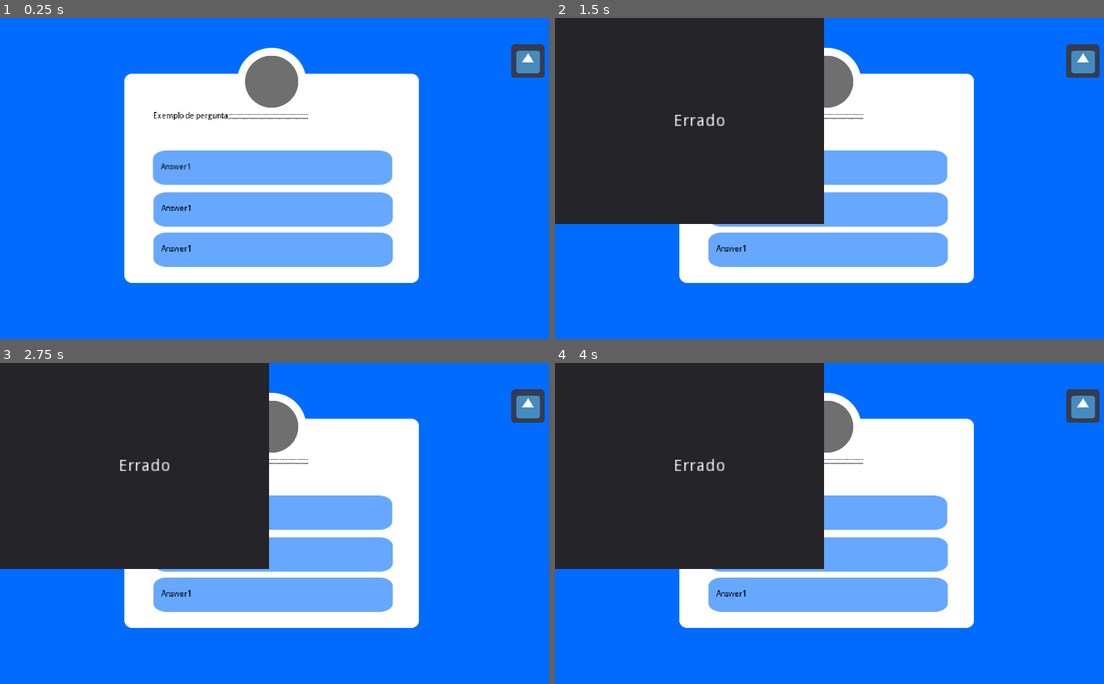
Above: before the commit, frames 1-4 (two rows, left to right).
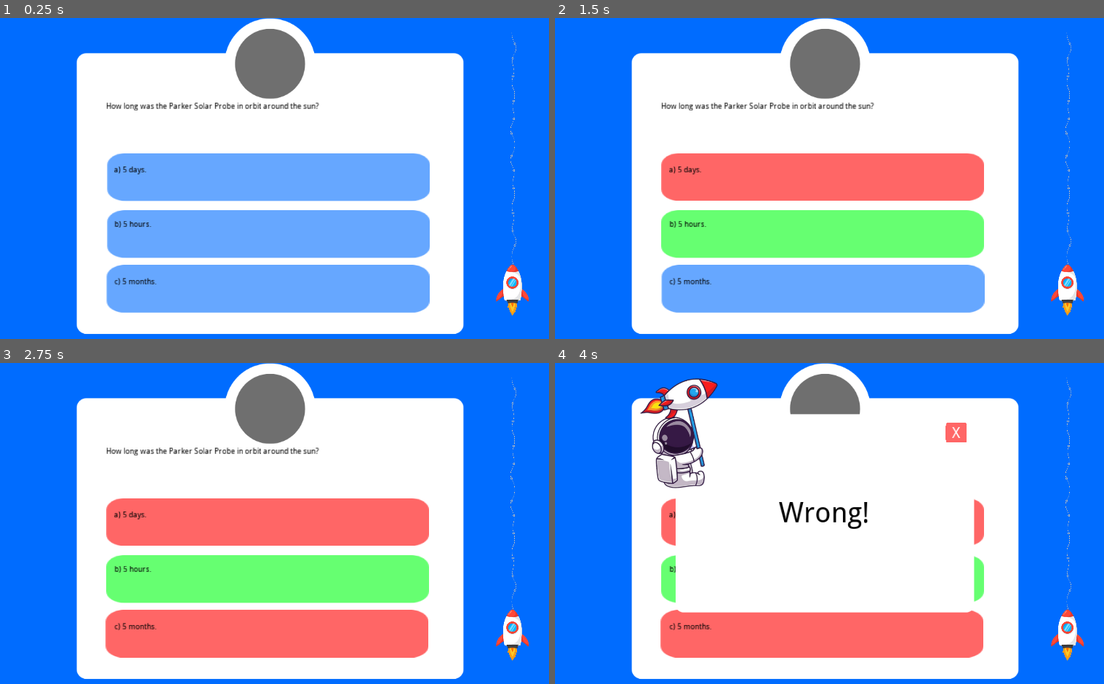
Above: after the commit, the same moments.

Repository: abraaofilho10/ToTheSunAndBeyond
Game: Godot game, scene res://Main.tscn
The game is run twice, just before and just after one commit, with the same random seed, the same clock (stepped at 60 frames per second) and the same inputs. The project has no main scene, so this scene is started directly. The engine's default icon, where the game draws it, is replaced by a stand-in: a white triangle on a blue panel in a dark square.
Inputs (mouse positions are in pixels of both pictures, inside the frame that each line leads up to; where the layout moved, square brackets give the same spot in the first picture):
- Up to frame 1 (0.25 s): no input
- Up to frame 2 (1.5 s): click (824, 178) [829, 168] at 0.5 s; click (824, 233) [829, 210] at 1.25 s
- Up to frame 3 (2.75 s): click (269, 632) [274, 594] at 2 s
- Up to frame 4 (4 s): click (824, 523) [829, 513] at 2.75 s; click (824, 578) [829, 555] at 3.5 s

The runs differ from the first frame. In frame 1, 40% of the frame differs, in the area x 13-100%, y 0-99%; in frame 2, 69%; in frame 3, 69%, in the area x 0-100%, y 0-99%; in frame 4, 67%.

Commit message:
Images fixed, popups fixed, code fixed

Diff:
--- a/Main.gd
+++ b/Main.gd
@@ -1,6 +1,10 @@
 extends Control
 
 export var question_collection: Resource
+export var texture_correct: Texture
+export var texture_wrong: Texture
+export var texture_normal: Texture
+export var time_to_show_pop_up: float = 3.0
 
 var current_question: int = 0
 var answered_questions: int = 0
@@ -11,12 +15,22 @@
 func _ready():
 	print(str(total_questions))
 	_rnd.randomize()
-	_choose_random_question()
+	current_question = _choose_random_question()
+	_update_question_controls(question_collection.questions[current_question])
 
 
 func _choose_random_question() -> int:
 	return _rnd.randi_range(0, question_collection.questions.size() - 1)
 
+
+func _update_question_controls(p_question: Question) -> void:
+	$lblQuestion.text = p_question.question
+	$lblChoice1.text = p_question.answers[0]
+	$lblChoice2.text = p_question.answers[1]
+	$lblChoice3.text = p_question.answers[2]
+	$btnChoice1.texture_normal = texture_normal
+	$btnChoice2.texture_normal = texture_normal
+	$btnChoice3.texture_normal = texture_normal
 
 func _next_question():
 	answered_questions += 1
@@ -24,11 +38,7 @@
 	if answered_questions >= question_collection.questions.size() - 1:
 		print("end")
 	else:
-		$lblQuestion.text = question_collection.questions[current_question].question
-		$btnChoice1_Parent/btnChoice1.text = question_collection.questions[current_question].answers[0]
-		$btnChoice2_Parent/btnChoice2.text = question_collection.questions[current_question].answers[1]
-		$btnChoice3_Parent/btnChoice3.text = question_collection.questions[current_question].answers[2]
-		#$btnChoice4_Parent/btnChoice4.text = question_collection.questions[current_question].answers[3]
+		_update_question_controls(question_collection.questions[current_question])
 
 
 func _check_answer(p_question: Question, p_answer: int) -> bool:
@@ -37,37 +47,75 @@
 	return false
 
 
-func _show_popup_correct():
+func _correct_answer(p_correct: int) -> void:
+	_show_correct_answer(p_correct)
+	yield(get_tree().create_timer(time_to_show_pop_up), "timeout")
+	_show_popup_correct()
+
+
+func _wrong_answer(p_wrong: int, p_correct: int) -> void:
+	_show_correct_answer(p_correct)
+	_show_wrong_answer(p_wrong)
+	yield(get_tree().create_timer(time_to_show_pop_up), "timeout")
+	_show_popup_wrong()
+
+
+func _show_correct_answer(p_correct: int) -> void:
+	if p_correct == 0:
+		$btnChoice1.texture_normal = texture_correct
+	elif p_correct == 1:
+		$btnChoice2.texture_normal = texture_correct
+	elif p_correct == 2:
+		$btnChoice3.texture_normal = texture_correct
+
+
+func _show_wrong_answer(p_wrong: int) -> void:
+	if p_wrong == 0:
+		$btnChoice1.texture_normal = texture_wrong
+	elif p_wrong == 1:
+		$btnChoice2.texture_normal = texture_wrong
+	elif p_wrong == 2:
+		$btnChoice3.texture_normal = texture_wrong
+
+
+func _show_popup_correct() -> void:
 	$PopUpCorrect.visible = true
 
 
-func _show_popup_wrong():
+func _show_popup_wrong() -> void:
 	$PopUpWrong.visible = true
 
 
 func _on_btnChoice1_button_up():
-	if _check_answer(question_collection.questions[current_question], 0):
-		_show_popup_correct()
+	var question: Question = question_collection.questions[current_question]
+	if _check_answer(question, 0):
+		_correct_answer(0)
 	else:
-		_show_popup_wrong()
+		_wrong_answer(0, question.correct_answer_index)
 
 
 func _on_btnChoice2_button_up():
-	if _check_answer(question_collection.questions[current_question], 1):
-		_show_popup_correct()
+	var question: Question = question_collection.questions[current_question]
+	if _check_answer(question, 1):
+		_correct_answer(1)
 	else:
-		_show_popup_wrong()
+		_wrong_answer(1, question.correct_answer_index)
 
 
 func _on_btnChoice3_button_up():
-	if _check_answer(question_collection.questions[current_question], 2):
-		_show_popup_correct()
+	var question: Question = question_collection.questions[current_question]
+	if _check_answer(question, 2):
+		_correct_answer(2)
 	else:
-		_show_popup_wrong()
+		_wrong_answer(2, question.correct_answer_index)
 
 
-#func _on_btnChoice4_button_up():
-#	if _check_answer(question_collection.questions[current_question], 3):
-#		_show_popup_correct()
-#	else:
-#		_show_popup_wrong()
+
+func _on_btnExitWrong_button_up():
+	$PopUpWrong.visible = false
+	_next_question()
+
+
+func _on_btnExitCorrect_button_up():
+	$PopUpCorrect.visible = false
+	_next_question()
--- a/Main.tscn
+++ b/Main.tscn
@@ -1,6 +1,6 @@
-[gd_scene load_steps=28 format=2]
+[gd_scene load_steps=30 format=2]
 
-[ext_resource path="res://icon.png" type="Texture" id=1]
+[ext_resource path="res://images/probe.png" type="Texture" id=1]
 [ext_resource path="res://Main.gd" type="Script" id=2]
 [ext_resource path="res://QuestionCollection.gd" type="Script" id=3]
 [ext_resource path="res://questions/question3.tres" type="Resource" id=4]
@@ -22,17 +22,18 @@
 [ext_resource path="res://questions/question12.tres" type="Resource" id=20]
 [ext_resource path="res://questions/question14.tres" type="Resource" id=21]
 [ext_resource path="res://questions/question8.tres" type="Resource" id=22]
+[ext_resource path="res://images/route.png" type="Texture" id=23]
 [ext_resource path="res://fonts/default_dynamicfontdata.tres" type="DynamicFontData" id=24]
+[ext_resource path="res://images/btnCorrect.png" type="Texture" id=25]
+[ext_resource path="res://images/btnWrong.png" type="Texture" id=26]
 
 [sub_resource type="Resource" id=9]
 script = ExtResource( 3 )
 questions = [ ExtResource( 12 ), ExtResource( 13 ), ExtResource( 4 ), ExtResource( 10 ), ExtResource( 11 ), ExtResource( 14 ), ExtResource( 18 ), ExtResource( 22 ), ExtResource( 17 ), ExtResource( 15 ), ExtResource( 19 ), ExtResource( 20 ), ExtResource( 16 ), ExtResource( 21 ) ]
 
-[sub_resource type="StyleBoxTexture" id=8]
-texture = ExtResource( 8 )
-region_rect = Rect2( 0, 0, 1366, 768 )
-
 [sub_resource type="DynamicFont" id=12]
+use_mipmaps = true
+use_filter = true
 font_data = ExtResource( 24 )
 
 [sub_resource type="DynamicFont" id=11]
@@ -46,135 +47,128 @@
 rect_scale = Vector2( 1.2, 1.2 )
 script = ExtResource( 2 )
 question_collection = SubResource( 9 )
-
-[node name="InterfaceExample" type="Sprite" parent="."]
-visible = false
-modulate = Color( 1, 1, 1, 0.290196 )
-texture = ExtResource( 9 )
-centered = false
+texture_correct = ExtResource( 25 )
+texture_wrong = ExtResource( 26 )
+texture_normal = ExtResource( 7 )
 
 [node name="ColorRect" type="ColorRect" parent="."]
 anchor_right = 1.0
 anchor_bottom = 1.0
 color = Color( 0, 0.427451, 1, 1 )
 
-[node name="Panel" type="Panel" parent="."]
-margin_right = 40.0
-margin_bottom = 40.0
-rect_scale = Vector2( 26, 14.3 )
-custom_styles/panel = SubResource( 8 )
+[node name="TextureRect" type="TextureRect" parent="."]
+margin_left = 145.833
+margin_right = 887.833
+margin_bottom = 606.0
+texture = ExtResource( 8 )
 
 [node name="lblQuestion" type="Label" parent="."]
 modulate = Color( 0, 0, 0, 1 )
-margin_left = 293.0
-margin_top = 177.0
-margin_right = 710.0
-margin_bottom = 207.0
+margin_left = 203.333
+margin_top = 159.167
+margin_right = 818.333
+margin_bottom = 259.167
 size_flags_horizontal = 3
 size_flags_vertical = 3
 custom_fonts/font = SubResource( 12 )
 text = "Exemplo de pergunta;;;;;;;;;;;;;;;;;;;;;;;;;;;;;;;;;;;;;;;;;;;;;;"
+autowrap = true
 
-[node name="btnChoice1_Parent" type="Control" parent="."]
-margin_left = 43.0
-margin_top = 12.0
-margin_right = 83.0
-margin_bottom = 52.0
+[node name="btnChoice1" type="TextureButton" parent="."]
+margin_left = 202.5
+margin_top = 259.167
+margin_right = 525.53
+margin_bottom = 336.167
+rect_scale = Vector2( 1.92, 1.2 )
+texture_normal = ExtResource( 7 )
 
-[node name="btnChoice1" type="TextureButton" parent="btnChoice1_Parent"]
-margin_left = 194.0
-margin_top = 102.0
-margin_right = 234.0
-margin_bottom = 142.0
-rect_scale = Vector2( 14.23, 8.637 )
-texture_normal = ExtResource( 7 )
-expand = true
-
-[node name="lblChoice1" type="Label" parent="btnChoice1_Parent"]
+[node name="lblChoice1" type="Label" parent="."]
 modulate = Color( 0, 0, 0, 1 )
-margin_left = 265.0
-margin_top = 262.8
-margin_right = 320.0
-margin_bottom = 276.8
+margin_left = 218.333
+margin_top = 280.833
+margin_right = 823.333
+margin_bottom = 345.833
 size_flags_horizontal = 0
 size_flags_vertical = 0
 custom_fonts/font = SubResource( 11 )
 text = "Answer1"
+autowrap = true
 
-[node name="btnChoice2_Parent" type="Control" parent="."]
-margin_left = 43.0
-margin_top = 12.0
-margin_right = 83.0
-margin_bottom = 52.0
+[node name="btnChoice2" type="TextureButton" parent="."]
+margin_left = 202.5
+margin_top = 367.5
+margin_right = 525.5
+margin_bottom = 444.5
+rect_scale = Vector2( 1.92, 1.2 )
+texture_normal = ExtResource( 7 )
 
-[node name="btnChoice2" type="TextureButton" parent="btnChoice2_Parent"]
-margin_left = 195.0
-margin_top = 182.0
-margin_right = 235.0
-margin_bottom = 222.0
-rect_scale = Vector2( 14.23, 8.637 )
-texture_normal = ExtResource( 7 )
-expand = true
-
-[node name="lblChoice2" type="Label" parent="btnChoice2_Parent"]
+[node name="lblChoice2" type="Label" parent="."]
 modulate = Color( 0, 0, 0, 1 )
-margin_left = 266.0
-margin_top = 342.8
-margin_right = 321.0
-margin_bottom = 356.8
+margin_left = 219.333
+margin_top = 385.0
+margin_right = 824.333
+margin_bottom = 450.0
 size_flags_horizontal = 0
 size_flags_vertical = 0
 custom_fonts/font = SubResource( 12 )
 text = "Answer1"
+autowrap = true
 
-[node name="btnChoice3_Parent" type="Control" parent="."]
-margin_left = 43.0
-margin_top = 12.0
-margin_right = 83.0
-margin_bottom = 52.0
+[node name="btnChoice3" type="TextureButton" parent="."]
+margin_left = 201.667
+margin_top = 473.333
+margin_right = 524.667
+margin_bottom = 550.333
+rect_scale = Vector2( 1.92, 1.2 )
+texture_normal = ExtResource( 7 )
 
-[node name="btnChoice3" type="TextureButton" parent="btnChoice3_Parent"]
-margin_left = 195.0
-margin_top = 259.0
-margin_right = 235.0
-margin_bottom = 299.0
-rect_scale = Vector2( 14.23, 8.637 )
-texture_normal = ExtResource( 7 )
-expand = true
-
-[node name="lblChoice3" type="Label" parent="btnChoice3_Parent"]
+[node name="lblChoice3" type="Label" parent="."]
 modulate = Color( 0, 0, 0, 1 )
-margin_left = 266.0
-margin_top = 419.8
-margin_right = 321.0
-margin_bottom = 433.8
+margin_left = 219.333
+margin_top = 494.5
+margin_right = 824.333
+margin_bottom = 559.5
 size_flags_horizontal = 0
 size_flags_vertical = 0
 custom_fonts/font = SubResource( 12 )
 text = "Answer1"
+autowrap = true
 
 [node name="PopUpCorrect" parent="." instance=ExtResource( 5 )]
 visible = false
+anchor_right = 0.0
+anchor_bottom = 0.0
+rect_scale = Vector2( 0.75, 0.75 )
 
 [node name="PopUpWrong" parent="." instance=ExtResource( 6 )]
 visible = false
+anchor_right = 0.0
+anchor_bottom = 0.0
+rect_scale = Vector2( 0.75, 0.75 )
 
-[node name="Sun" type="Sprite" parent="."]
-position = Vector2( 1010.33, 82.8333 )
+[node name="Route" type="Sprite" parent="."]
+position = Vector2( 988.333, 289.167 )
+scale = Vector2( 0.35, 0.35 )
+texture = ExtResource( 23 )
+
+[node name="ParkerProbe" type="Sprite" parent="."]
+position = Vector2( 980.833, 521.667 )
+scale = Vector2( 0.45, 0.45 )
 texture = ExtResource( 1 )
 
-[node name="ParkerProbe" type="Sprite" parent="."]
-position = Vector2( 1010.33, 82.8333 )
-texture = ExtResource( 1 )
+[node name="InterfaceExample" type="Sprite" parent="."]
+visible = false
+modulate = Color( 1, 1, 1, 0.678431 )
+position = Vector2( -134.167, -60.8333 )
+scale = Vector2( 0.95, 0.95 )
+texture = ExtResource( 9 )
+centered = false
 
-[node name="Earth" type="Sprite" parent="."]
-position = Vector2( 1010.33, 82.8333 )
-texture = ExtResource( 1 )
+[connection signal="button_up" from="btnChoice1" to="." method="_on_btnChoice1_button_up"]
+[connection signal="button_up" from="btnChoice2" to="." method="_on_btnChoice2_button_up"]
+[connection signal="button_up" from="btnChoice3" to="." method="_on_btnChoice3_button_up"]
+[connection signal="button_up" from="PopUpCorrect/btnExit" to="." method="_on_btnExitCorrect_button_up"]
+[connection signal="button_up" from="PopUpWrong/btnExit" to="." method="_on_btnExitWrong_button_up"]
 
-[node name="Marker" type="Sprite" parent="."]
-position = Vector2( 1010.33, 82.8333 )
-texture = ExtResource( 1 )
-
-[connection signal="button_up" from="btnChoice1_Parent/btnChoice1" to="." method="_on_btnChoice1_button_up"]
-[connection signal="button_up" from="btnChoice2_Parent/btnChoice2" to="." method="_on_btnChoice2_button_up"]
-[connection signal="button_up" from="btnChoice3_Parent/btnChoice3" to="." method="_on_btnChoice3_button_up"]
+[editable path="PopUpCorrect"]
+[editable path="PopUpWrong"]
--- a/PopUpCorrect.tscn
+++ b/PopUpCorrect.tscn
@@ -1,17 +1,60 @@
-[gd_scene load_steps=2 format=2]
+[gd_scene load_steps=7 format=2]
 
-[ext_resource path="res://images/popUp.png" type="Texture" id=1]
+[ext_resource path="res://images/popUp1.png" type="Texture" id=1]
+[ext_resource path="res://fonts/DroidSans.ttf" type="DynamicFontData" id=2]
+[ext_resource path="res://images/btnWrong.png" type="Texture" id=3]
+[ext_resource path="res://fonts/default_dynamicfontdata.tres" type="DynamicFontData" id=4]
+
+[sub_resource type="DynamicFont" id=1]
+size = 72
+use_mipmaps = true
+use_filter = true
+font_data = ExtResource( 2 )
+
+[sub_resource type="DynamicFont" id=2]
+size = 40
+use_mipmaps = true
+use_filter = true
+font_data = ExtResource( 4 )
 
 [node name="PopUpCorrect" type="Control"]
 anchor_right = 1.0
 anchor_bottom = 1.0
-rect_scale = Vector2( 1.2, 1.2 )
+rect_scale = Vector2( 0.6, 0.6 )
 
 [node name="TextureRect" type="TextureRect" parent="."]
 margin_right = 40.0
 margin_bottom = 40.0
 texture = ExtResource( 1 )
 
+[node name="CenterContainer" type="CenterContainer" parent="."]
+margin_left = 307.5
+margin_top = 133.333
+margin_right = 1067.5
+margin_bottom = 633.333
+
+[node name="Label" type="Label" parent="CenterContainer"]
+modulate = Color( 0, 0, 0, 1 )
+margin_left = 251.0
+margin_top = 208.0
+margin_right = 509.0
+margin_bottom = 292.0
+custom_fonts/font = SubResource( 1 )
+text = "Correct!"
+
+[node name="btnExit" type="TextureButton" parent="."]
+margin_left = 996.667
+margin_top = 153.333
+margin_right = 1396.67
+margin_bottom = 553.333
+rect_scale = Vector2( 0.135278, 0.12597 )
+texture_normal = ExtResource( 3 )
+expand = true
+
 [node name="Label" type="Label" parent="."]
-margin_right = 40.0
-margin_bottom = 14.0
+margin_left = 1013.33
+margin_top = 155.0
+margin_right = 1053.33
+margin_bottom = 214.0
+custom_fonts/font = SubResource( 2 )
+text = "X"
--- a/PopUpWrong.tscn
+++ b/PopUpWrong.tscn
@@ -1,17 +1,60 @@
-[gd_scene format=2]
+[gd_scene load_steps=7 format=2]
+
+[ext_resource path="res://images/popUp3.png" type="Texture" id=1]
+[ext_resource path="res://fonts/DroidSans.ttf" type="DynamicFontData" id=2]
+[ext_resource path="res://images/btnWrong.png" type="Texture" id=3]
+[ext_resource path="res://fonts/default_dynamicfontdata.tres" type="DynamicFontData" id=4]
+
+[sub_resource type="DynamicFont" id=1]
+size = 72
+use_mipmaps = true
+use_filter = true
+font_data = ExtResource( 2 )
+
+[sub_resource type="DynamicFont" id=2]
+size = 40
+use_mipmaps = true
+use_filter = true
+font_data = ExtResource( 4 )
 
 [node name="PopUpWrong" type="Control"]
 anchor_right = 1.0
 anchor_bottom = 1.0
+rect_scale = Vector2( 0.6, 0.6 )
 
-[node name="Panel" type="Panel" parent="."]
-margin_right = 515.0
-margin_bottom = 394.0
+[node name="TextureRect" type="TextureRect" parent="."]
+margin_right = 40.0
+margin_bottom = 40.0
+texture = ExtResource( 1 )
 
-[node name="Label" type="Label" parent="Panel"]
-margin_left = 227.0
-margin_top = 183.0
-margin_right = 278.0
-margin_bottom = 197.0
-rect_scale = Vector2( 2.5, 2.1875 )
-text = "Errado"
+[node name="CenterContainer" type="CenterContainer" parent="."]
+margin_left = 307.5
+margin_top = 133.333
+margin_right = 1067.5
+margin_bottom = 633.333
+
+[node name="Label" type="Label" parent="CenterContainer"]
+modulate = Color( 0, 0, 0, 1 )
+margin_left = 263.0
+margin_top = 208.0
+margin_right = 496.0
+margin_bottom = 292.0
+custom_fonts/font = SubResource( 1 )
+text = "Wrong!"
+
+[node name="btnExit" type="TextureButton" parent="."]
+margin_left = 996.667
+margin_top = 153.333
+margin_right = 1396.67
+margin_bottom = 553.333
+rect_scale = Vector2( 0.135, 0.126 )
+texture_normal = ExtResource( 3 )
+expand = true
+
+[node name="Label" type="Label" parent="."]
+margin_left = 1013.33
+margin_top = 155.0
+margin_right = 1053.33
+margin_bottom = 214.0
+custom_fonts/font = SubResource( 2 )
+text = "X"
Binary file changed: images/btnAnswer.png
Binary file changed: images/btnCorrect.png
Binary file changed: images/btnWrong.png
Binary file changed: images/panelQuestions.png
Binary file added: images/popUp1.png
Not shown, added: images/popUp1.png.import
Binary file added: images/popUp2.png
Not shown, added: images/popUp2.png.import
Binary file added: images/popUp3.png
Not shown, added: images/popUp3.png.import
Binary file added: images/probe.png
Not shown, added: images/probe.png.import
(and 2 more such lines)
